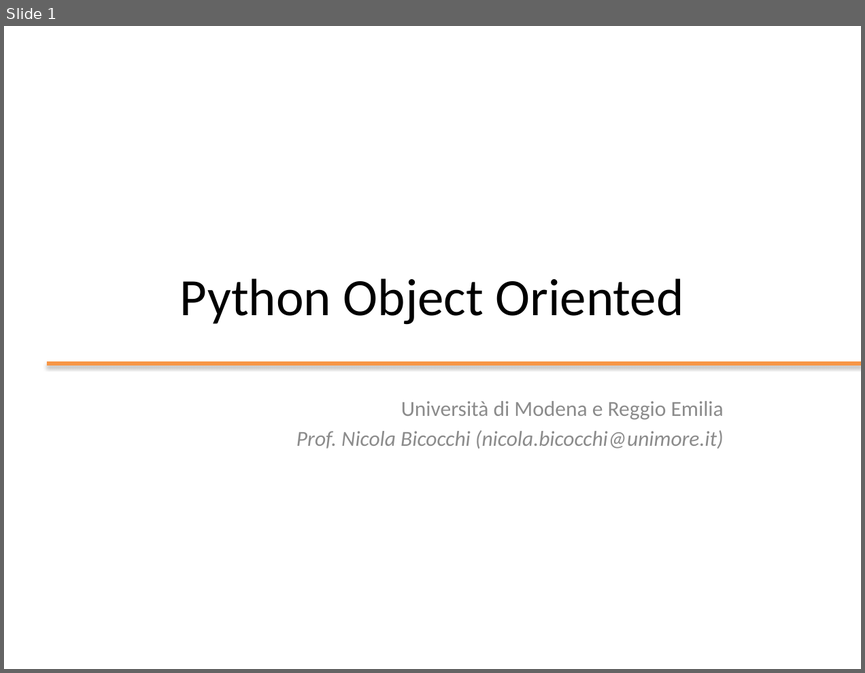
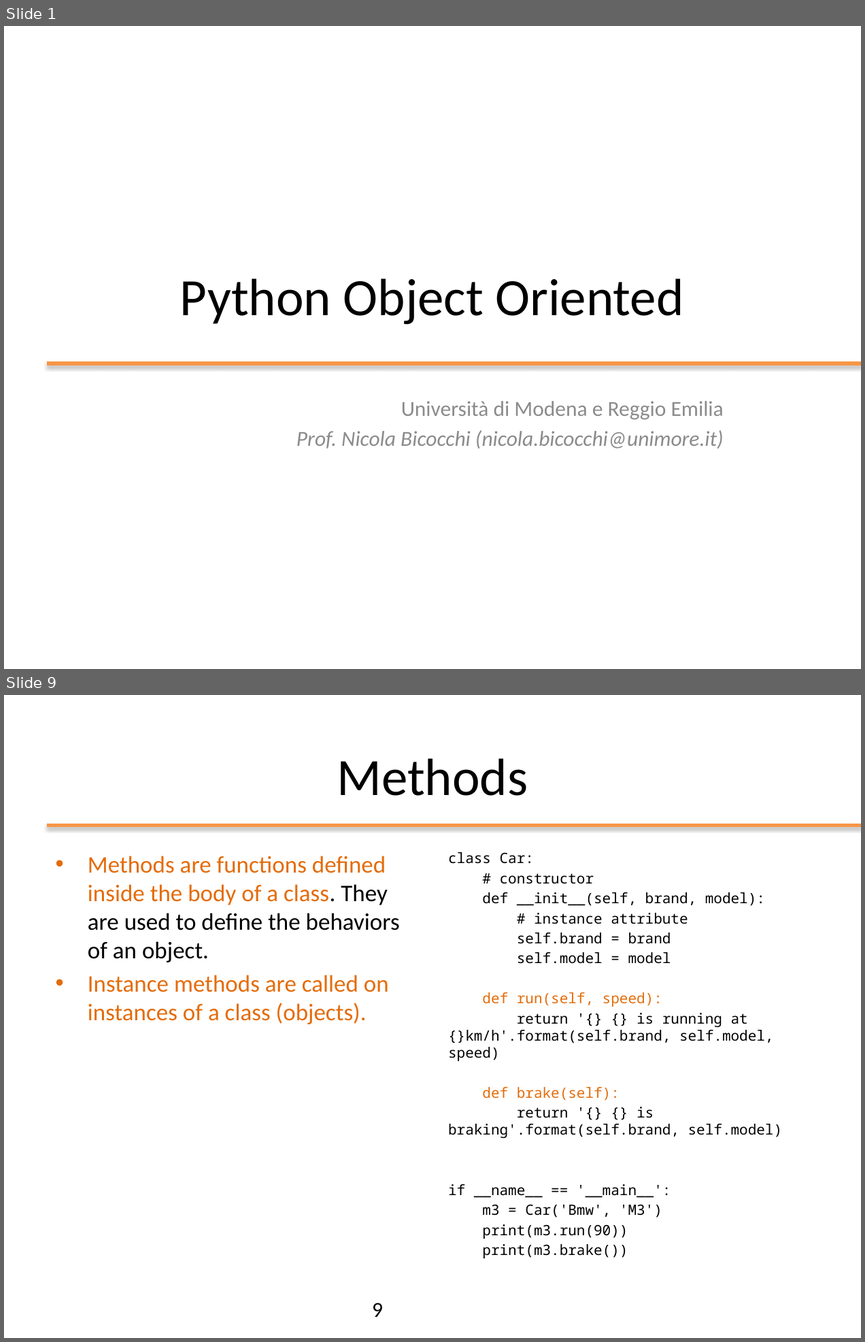
Before and after one commit to nbicocchi/ooprogramming, a slide deck: slides/python/ppt/03 - Python Object Oriented.pptx. Shown one above the other, each under a label of ours: slide 1 before the commit, slides 1 and 9 after it; the slides between them are not shown. The pictures are 865x673 and 865x1342 pixels, drawn with LibreOffice and Linux fonts; fonts in the diff are those of the drawing. Boxes give left, top, right and bottom in pixels: in the first picture for what was removed or moved away, otherwise in the second. Text is boxed around its words. In the diff, an @@ line names an element or a change of style, - is before the commit and + after.

```diff
--- a/slides/python/ppt/03 - Python Object Oriented.pptx
+++ b/slides/python/ppt/03 - Python Object Oriented.pptx
@@ slide 9 added at <box>4,695,861,1338</box>, background #FFFFFF @@
@@ title added at <box>337,758,528,796</box>, 44 pt, text #000000 @@
+Methods
@@ line added from (47, 826) to (861, 826), #F79646 3 pt @@
@@ text added at <box>88,855,400,1024</box>, 20 pt, text #E46C0A @@
+• Methods are functions defined inside the body of a class. They are used to define the behaviors of an object.
+• Instance methods are called on instances of a class (objects).
@@ text added at <box>448,852,782,1258</box>, 12 pt, text #000000 @@
+class Car:
+# constructor
+def __init__(self, brand, model):
+# instance attribute
+self.brand = brand
+self.model = model
+def run(self, speed):
+return '{} {} is running at {}km/h'.format(self.brand, self.model, speed)
+def brake(self):
+return '{} {} is braking'.format(self.brand, self.model)
+if __name__ == '__main__':
+m3 = Car('Bmw', 'M3')
+print(m3.run(90))
+print(m3.brake())
@@ page number added at <box>372,1302,383,1317</box>, 18 pt, text #000000 @@
+9
```
Also in this commit, not shown: 5 slides changed, 11 other slides added, 1 other file.
